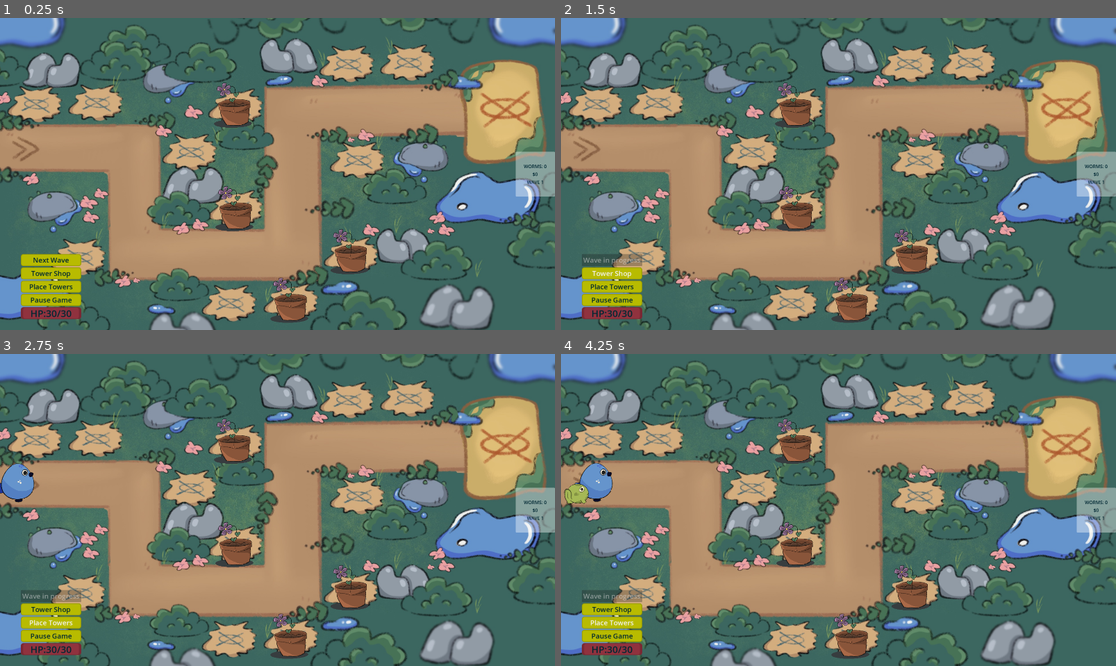
Above: before the commit, frames 1-4 (two rows, left to right).
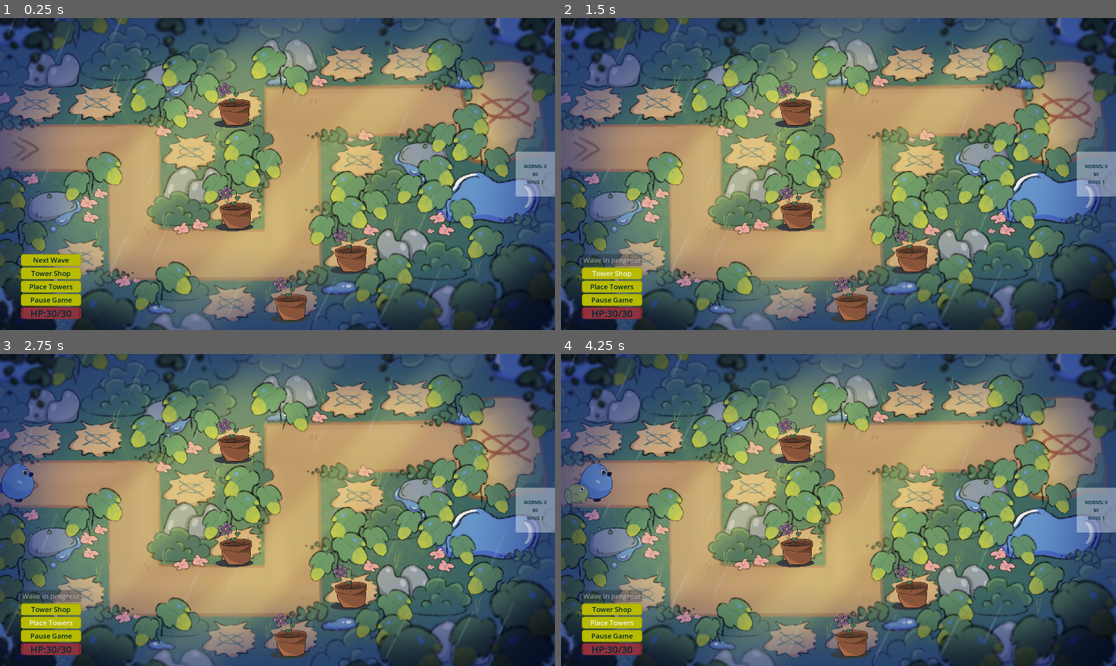
Above: after the commit, the same moments.

Repository: 100-Devs-1-Game/MossyMarchDefense
Game: Godot game, scene res://game/scenes/levels/level_1.tscn
Same seed, same stepped clock (60 frames per second), same inputs: the game is played once before the commit and once after it. This scene is started directly instead of the project's main scene.
Inputs:
- Up to frame 1 (0.25 s): no input
- Up to frame 2 (1.5 s): click "Next Wave" at 0.5 s; click "Tower Shop" at 1.25 s
- Up to frame 3 (2.75 s): click "Place Towers" at 2 s
- Up to frame 4 (4.25 s): click "Tower Shop" at 2.75 s; click "Place Towers" at 3.5 s

The runs differ from the first frame. In frame 1, 57% of the frame differs, in the area x 0-100%, y 0-100%; in frame 2, 57%; in frame 3, 57%; in frame 4, 57%.

Commit message:
Update and add background assets
For level 1

Diff:
--- a/src/game/scenes/levels/level_1.tscn
+++ b/src/game/scenes/levels/level_1.tscn
@@ -1,11 +1,14 @@
-[gd_scene load_steps=19 format=3 uid="uid://du7map0fgin22"]
-
+[gd_scene load_steps=22 format=3 uid="uid://du7map0fgin22"]
+
+[ext_resource type="Script" uid="uid://dnphc0vbthn2b" path="res://game/scenes/levels/level_1_background.gd" id="1_jg07a"]
 [ext_resource type="Script" uid="uid://kqia4beo8rdk" path="res://game/scenes/levels/pathhandler.gd" id="1_mxxve"]
 [ext_resource type="Texture2D" uid="uid://q2wwfthneknl" path="res://assets/Background/Level 1/lvl_1_base.jpg" id="1_pnkwr"]
-[ext_resource type="Texture2D" uid="uid://c07vc0vxmn7jd" path="res://assets/Background/Level 1/lvl_1_overlay.jpg" id="2_8qa6m"]
+[ext_resource type="Texture2D" uid="uid://43ltk5hye7ki" path="res://assets/Background/Level 1/lvl_1_overlay.png" id="2_8qa6m"]
 [ext_resource type="PackedScene" uid="uid://d0sttnlpnm00u" path="res://game/pathing/path_node.tscn" id="2_82bkl"]
+[ext_resource type="Texture2D" uid="uid://cwyloqpfbm63m" path="res://assets/Background/Level 1/rain_layer1.png" id="3_cjm32"]
 [ext_resource type="PackedScene" uid="uid://dqrescp1p70b4" path="res://game/level/enemy_spawner.tscn" id="3_naiax"]
 [ext_resource type="PackedScene" uid="uid://bfa2a610e6sw6" path="res://game/level/level_manager.tscn" id="4_63j5y"]
+[ext_resource type="Texture2D" uid="uid://bvqcd0fnuuppt" path="res://assets/Background/Level 1/rain_layer2.png" id="4_jg07a"]
 [ext_resource type="Script" uid="uid://5t10kxtq3ygk" path="res://resources/wave_data/wave_data.gd" id="4_naiax"]
 [ext_resource type="PackedScene" uid="uid://ht2s7wyyb24a" path="res://game/towers/debug_tower.tscn" id="6_63j5y"]
 [ext_resource type="PackedScene" uid="uid://dveghwoyhw5i1" path="res://game/towers/tower_placement.tscn" id="6_gvaum"]
@@ -124,26 +127,36 @@
 
 [node name="Level 1" type="Node2D"]
 
-[node name="Background1" type="Node2D" parent="."]
-
-[node name="base_layer" type="TextureRect" parent="Background1"]
+[node name="Background" type="Node2D" parent="."]
+script = ExtResource("1_jg07a")
+
+[node name="base_layer" type="TextureRect" parent="Background"]
 z_index = -3
 offset_right = 1920.0
 offset_bottom = 1080.0
 texture = ExtResource("1_pnkwr")
 
-[node name="Towers" type="Node2D" parent="."]
-
-[node name="Enemies" type="Node2D" parent="." groups=["enemies_group"]]
-
-[node name="Background2" type="Node2D" parent="."]
-
-[node name="base_layer" type="TextureRect" parent="Background2"]
-visible = false
-z_index = -3
+[node name="overlay_layer" type="TextureRect" parent="Background"]
+z_index = 3
 offset_right = 1920.0
 offset_bottom = 1080.0
 texture = ExtResource("2_8qa6m")
+
+[node name="rain_layer_1" type="TextureRect" parent="Background"]
+z_index = 3
+offset_right = 1920.0
+offset_bottom = 1080.0
+texture = ExtResource("3_cjm32")
+
+[node name="rain_layer_2" type="TextureRect" parent="Background"]
+z_index = 3
+offset_right = 1920.0
+offset_bottom = 1080.0
+texture = ExtResource("4_jg07a")
+
+[node name="Towers" type="Node2D" parent="."]
+
+[node name="Enemies" type="Node2D" parent="." groups=["enemies_group"]]
 
 [node name="Path" type="Node2D" parent="."]
 script = ExtResource("1_mxxve")
--- /dev/null
+++ b/src/game/scenes/levels/level_1_background.gd
@@ -0,0 +1,13 @@
+extends Node2D
+
+var timer: float = 0
+var flip: bool = false
+
+func _process(delta: float) -> void:
+	timer += delta
+	if timer >= 0.5:
+		flip = !flip
+		timer = 0
+
+	$rain_layer_1.visible = flip
+	$rain_layer_2.visible = !flip
Binary file removed: src/assets/Background/Level 1/lvl_1_overlay.jpg
Binary file added: src/assets/Background/Level 1/lvl_1_overlay.png
Not shown, changed: src/assets/Background/Level 1/lvl_1_overlay.png.import
Not shown, added: src/game/scenes/levels/level_1_background.gd.uid
